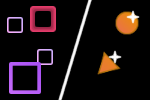
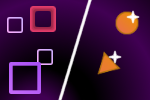
Two versions of the same layered image (150 x 100). Layer-by-layer changes:
added layer "circles" above "Background" over [0, 66, 82, 100]
painted on "Background" over [0, 0, 150, 100]